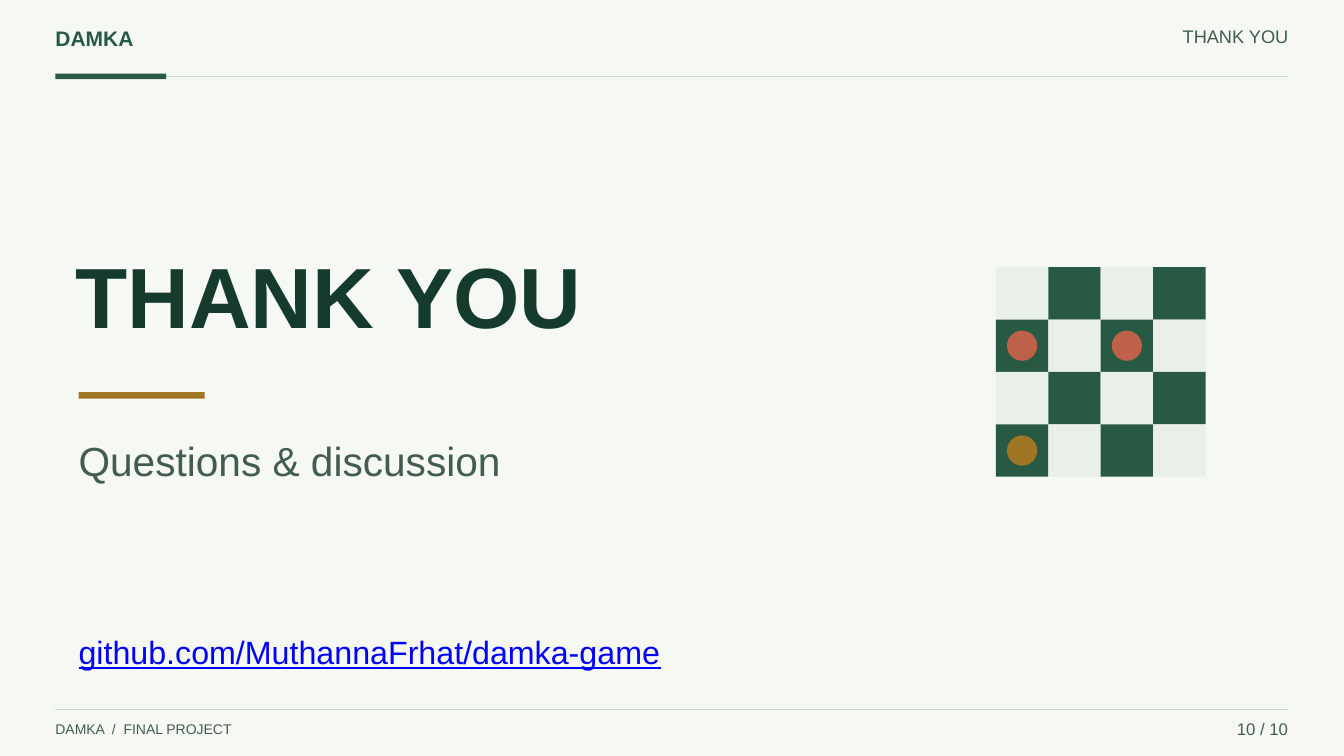
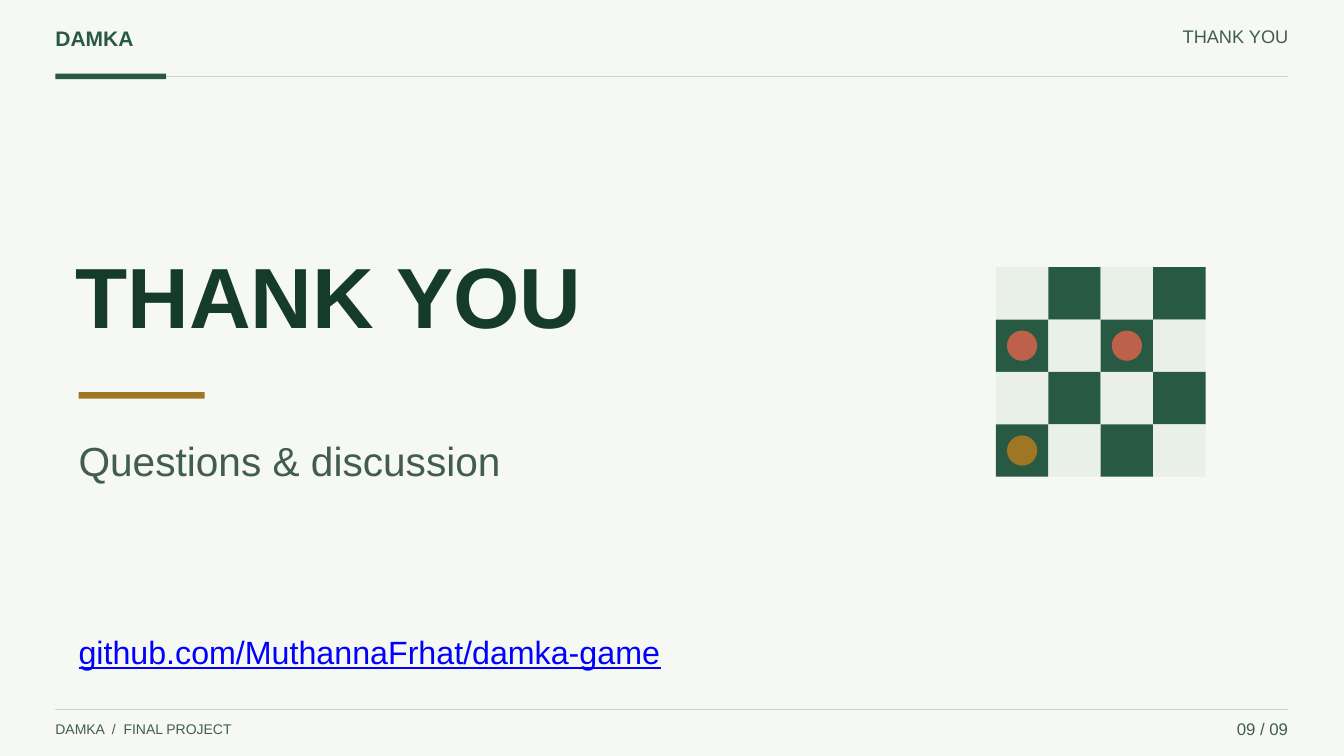
Before and after one commit to MuthannaFrhat/damka-game, a slide deck: slide 9 of docs/presentation/Damka_Presentation.pptx (slide 10 before the commit). Drawn at 1344x756 pixels with LibreOffice and Linux fonts; fonts in the diff are those of the drawing. Boxes give left, top, right and bottom in pixels: in the first picture for what was removed or moved away, otherwise in the second. Text is boxed around its words. In the diff, an @@ line names an element or a change of style, - is before the commit and + after.

```diff
--- a/docs/presentation/Damka_Presentation.pptx
+++ b/docs/presentation/Damka_Presentation.pptx
@@ text at box(1237, 723, 1288, 735): text changed @@
-10 / 10
+09 / 09
```
Also in this commit, not shown: 8 other slides changed, 1 slide removed, 4 other files.
